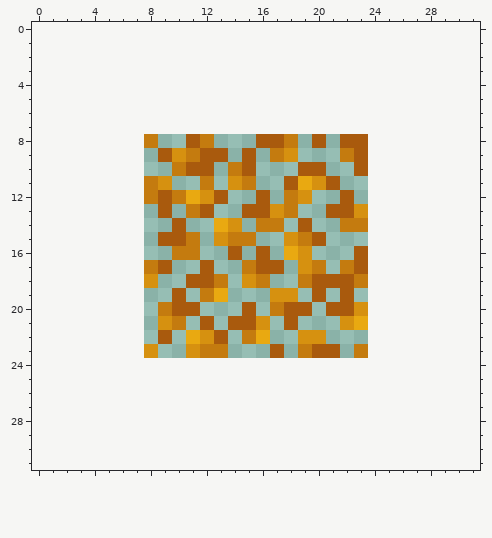
Two versions of one pixel-art sprite, assets/minecraft/optifine/ctm/dry/birch_leaves.png. That is the earlier state.
The file is 16x16 pixels. The old version is drawn lined up with the new one, on the new canvas.
Once edited:
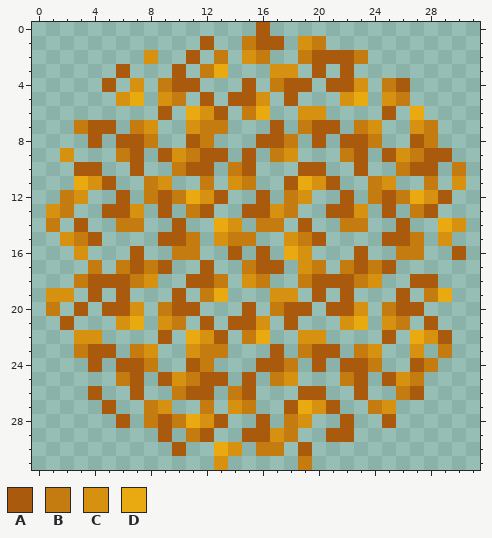
Palette (. is transparent): A #a95a0d  B #c47b0f  C #d69110  D #e9a911
Changes in this commit:
canvas 16x16 -> 32x32, the old top-left corner now at 8,8
@@ x 0..31 @@
- 0 ................................
- 1 ................................
- 2 ................................
- 3 ................................
- 4 ................................
- 5 ................................
- 6 ................................
- 7 ................................
- 8 ........B..AB...AAB.A.AA........
- 9 .........ACBAA.A.BC...BA........
-10 ..........BAA.BA...AA..A........
-11 ........BC..B.CB..ADCA..........
-12 ........BABDCA..A.BC..A.........
-13 .........A.BA..AACB..AAC........
-14 ..........A..DC.BB.A..BB........
-15 .........AAB.CBB..CBA...........
-16 ..........BB..A.A.DC...A........
-17 ........BA..A..BAA.CB.BA........
-18 ........C..AAB.CB..BAAAB........
-19 ..........A.BD...CC.A.A.........
-20 .........BAA...A.BAA.AAC........
-21 .........CB.A.AAC.A...CD........
-22 .........A.DCA.BD..CC...........
-23 ........C..CBB...A.BAA.B........
-24 ................................
-25 ................................
-26 ................................
-27 ................................
-28 ................................
-29 ................................
-30 ................................
-31 ................................
+ 0 ................A...............
+ 1 ............A..BAA.CB...........
+ 2 ........C..A.B.CB..BAAAB........
+ 3 ......A...A.BD...CC.A.A.........
+ 4 .....A.C.BAA...A.BAA.AAC.BA.....
+ 5 ......CD.CB.A.AAC.A...CD.CB.....
+ 6 .........A.DCA.BD..CC....A.D....
+ 7 ...BAA.BC..CBB...A.BAA.BC..CB...
+ 8 ....A.AAB..AB...AAB.A.AAB..AB...
+ 9 ..C...BA.ACBAA.A.BC...BA.ACBAA..
+10 ...AA..A..BAA.BA...AA..A..BAA.B.
+11 ...DCA..BC..B.CB..ADCA..BC..B.C.
+12 ..BC..A.BABDCA..A.BC..A.BABDCA..
+13 .CB..AAC.A.BA..AACB..AAC.A.BA...
+14 .B.A..BB..A..DC.BB.A..BB..A..DC.
+15 ..CBA....AAB.CBB..CBA....AAB.C..
+16 ...C...A..BB..A.A.DC...A..BB..A.
+17 ....B.BABA..A..BAA.CB.BABA......
+18 ...BAAABC..AAB.CB..BAAABC..AA...
+19 .CC.A.A...A.BD...CC.A.A...A.BD..
+20 .B.A.AAC.BAA...A.BAA.AAC.BAA....
+21 ..A...CD.CB.A.AAC.A...CD.CB.A...
+22 ...CC....A.DCA.BD..CC....A.DCA..
+23 ...BAA.BC..CBB...A.BAA.BC..C.B..
+24 ....A.AAB..AB...AAB.A.AAB..AB...
+25 ......BA.ACBAA.A.BC...BA.ACB....
+26 ....A..A..BAA.BA...AA..A..BA....
+27 .....A..BC..B.CB..ADCA..BC......
+28 ......A.BABDCA..A.BC..A..A......
+29 .........A.BA..AACB..AA.........
+30 ..........A..DC.BB.A............
+31 .............C.....B............
Boxes around the changes in both pictures, in picture pixels (x1, y1, x2, y2):
added: (46, 22, 466, 470)
